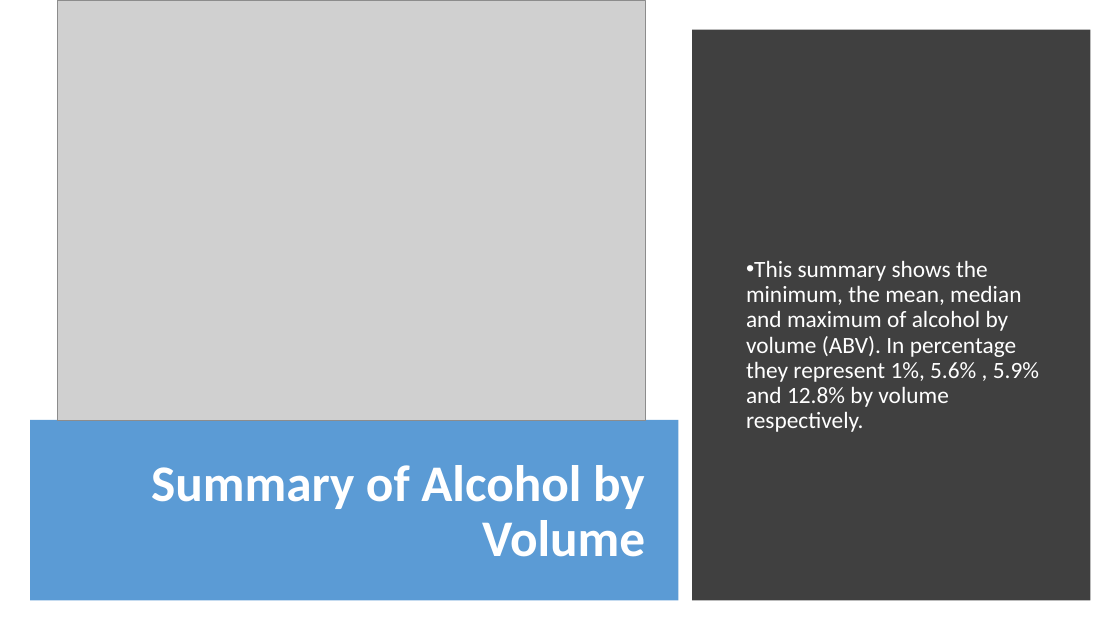
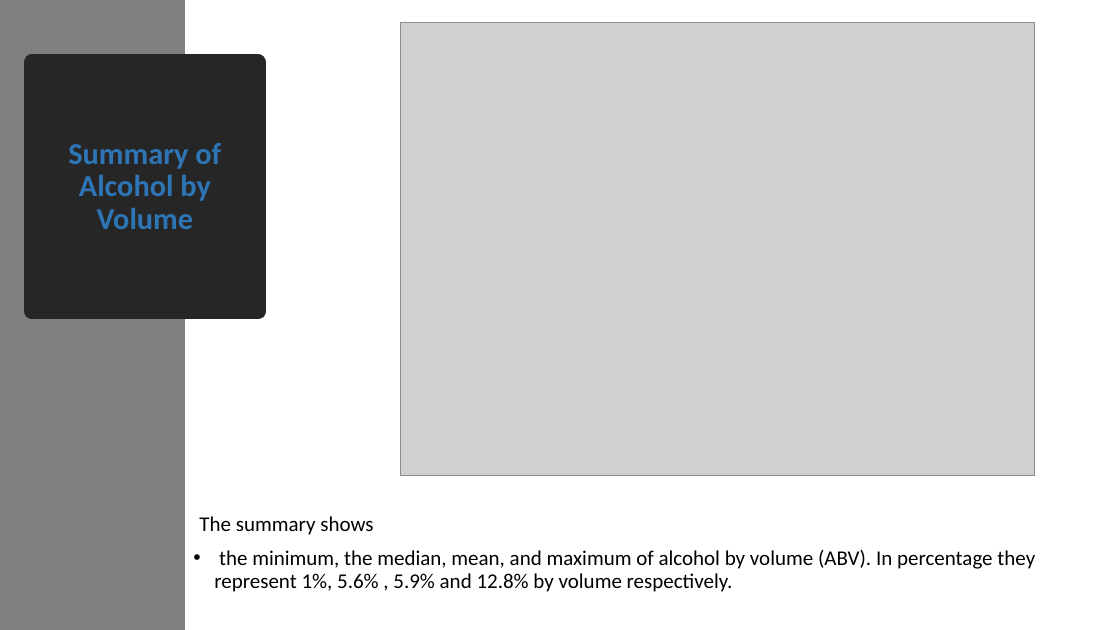
Before and after one commit to kmrollins/MSDS6306-CaseStudy1, a slide deck: slide 10 of PresentationSlides/CaseStudy1_Presentation_ARajan.pptx (slide 9 before the commit). Drawn at 1120x630 pixels with LibreOffice and Linux fonts; fonts in the diff are those of the drawing; grey boxes stand for pictures. Boxes give left, top, right and bottom in pixels: in the first picture for what was removed or moved away, otherwise in the second. Text is boxed around its words. In the diff, an @@ line names an element or a change of style, - is before the commit and + after.

```diff
--- a/PresentationSlides/CaseStudy1_Presentation_ARajan.pptx
+++ b/PresentationSlides/CaseStudy1_Presentation_ARajan.pptx
@@ rectangle: place and size @@
-rectangle at (692,29,1091,601)
+rectangle at (0,0,185,630)
@@ rectangle at (0,0,185,630): fill #404040 to #7F7F7F @@
@@ picture: place and size @@
-picture at (57,0,645,420)
+picture at (401,23,1034,476)
@@ title "Summary of Alcohol by Volume": place and size @@
-title "Summary of Alcohol by Volume" at (151,465,645,557)
+title "Summary of Alcohol by Volume" at (32,62,258,311)
@@ title "Summary of Alcohol by Volume" at (32,62,258,311): size 44 to 26 pt, text colour #FFFFFF to #2E75B6; alignment right to centre; fill none to #262626; outline none to #262626 13.75 pt @@
@@ rectangle removed at (30,420,679,601) @@
@@ text at (193,516,1035,592): text changed; size 20 to 18 pt; text colour #FFFFFF to #000000 @@
-• This summary shows the minimum, the mean, median and maximum of alcohol by volume (ABV). In percentage they represent 1%, 5.6% , 5.9% and 12.8% by volume respectively.
+`The summary shows
+• the minimum, the median, mean, and maximum of alcohol by volume (ABV). In percentage they represent 1%, 5.6% , 5.9% and 12.8% by volume respectively.
```
Also in this commit, not shown: 8 other slides changed, 1 slide added.
